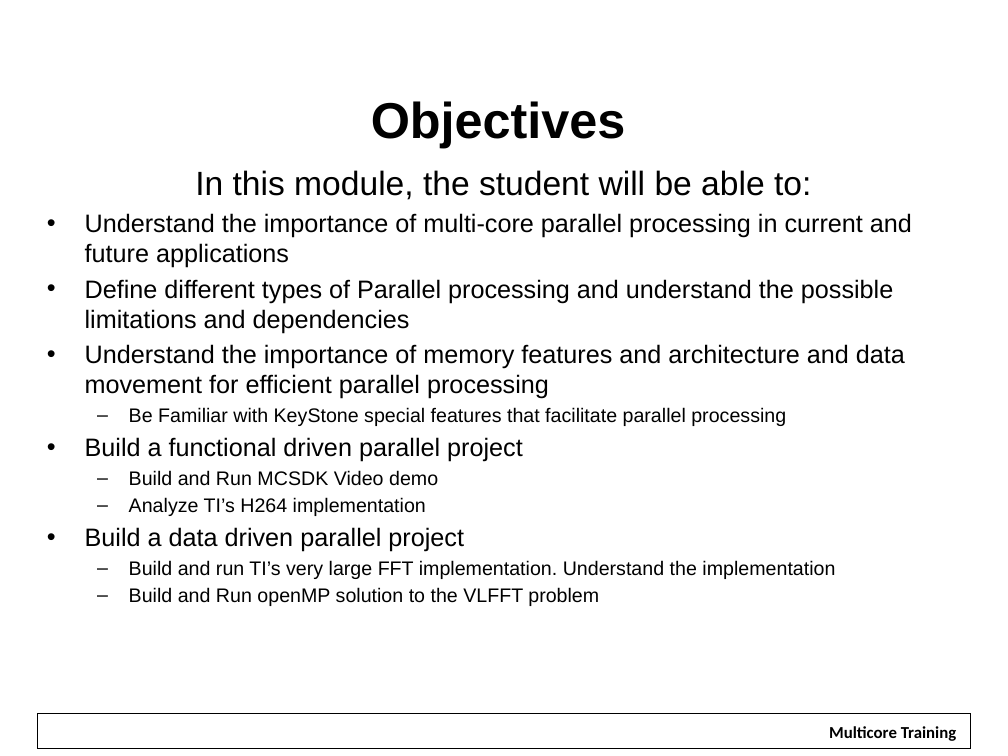
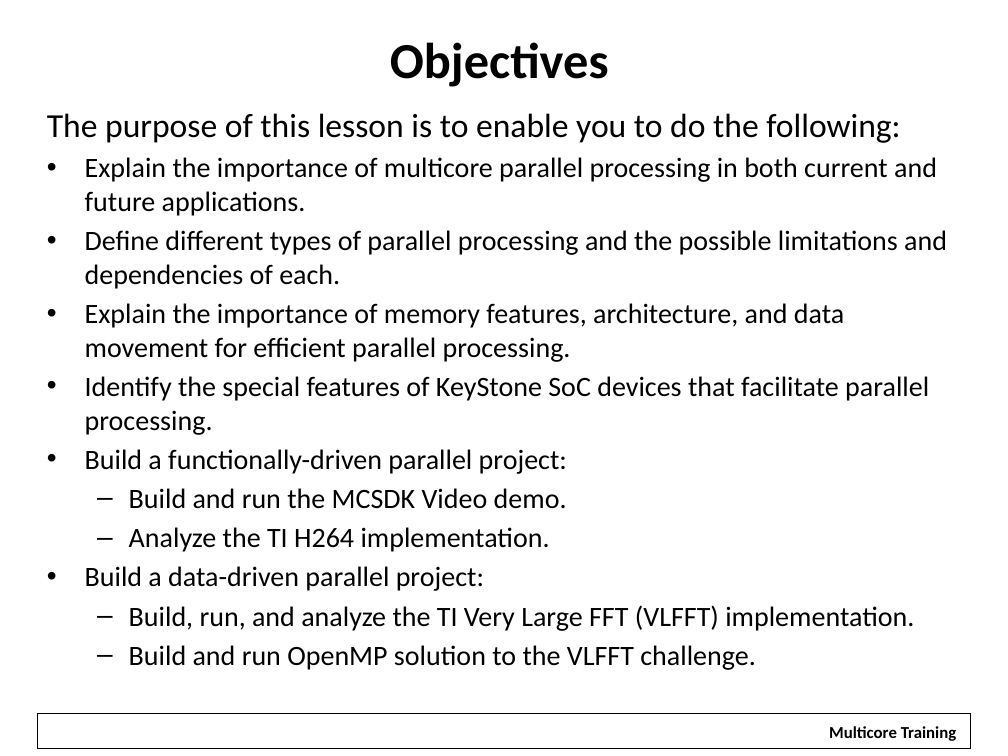
Before and after one commit to hari1989/keystone-workshop, a slide deck: slide 2 of slides/KeyStone Multicore Design.pptx. Drawn at 1008x756 pixels with LibreOffice and Linux fonts; fonts in the diff are those of the drawing; background and template pictures are left out. Boxes give left, top, right and bottom in pixels: in the first picture for what was removed or moved away, otherwise in the second. Text is boxed around its words. In the diff, an @@ line names an element or a change of style, - is before the commit and + after.

```diff
--- a/slides/KeyStone Multicore Design.pptx
+++ b/slides/KeyStone Multicore Design.pptx
@@ title "Objectives": place and size @@
-title "Objectives" at [371, 101, 626, 148]
+title "Objectives" at [390, 42, 609, 87]
@@ title "Objectives" at [390, 42, 609, 87]: font Arial to Calibri @@
@@ text at [47, 113, 947, 670]: text changed; size 18 to 20 pt; font Arial to Calibri @@
-In this module, the student will be able to:
-• Understand the importance of multi-core parallel processing in current and future applications
-• Define different types of Parallel processing and understand the possible limitations and dependencies
-• Understand the importance of memory features and architecture and data movement for efficient parallel processing
-  – Be Familiar with KeyStone special features that facilitate parallel processing
-• Build a functional driven parallel project
-  – Build and Run MCSDK Video demo
-  – Analyze TI’s H264 implementation
-• Build a data driven parallel project
-  – Build and run TI’s very large FFT implementation. Understand the implementation
-  – Build and Run openMP solution to the VLFFT problem
+The purpose of this lesson is to enable you to do the following:
+• Explain the importance of multicore parallel processing in both current and future applications.
+• Define different types of parallel processing and the possible limitations and dependencies of each.
+• Explain the importance of memory features, architecture, and data movement for efficient parallel processing.
+• Identify the special features of KeyStone SoC devices that facilitate parallel processing.
+• Build a functionally-driven parallel project:
+  – Build and run the MCSDK Video demo.
+  – Analyze the TI H264 implementation.
+• Build a data-driven parallel project:
+  – Build, run, and analyze the TI Very Large FFT (VLFFT) implementation.
+  – Build and run OpenMP solution to the VLFFT challenge.
```
Also in this commit, not shown: 50 other slides changed, 2 other files.
